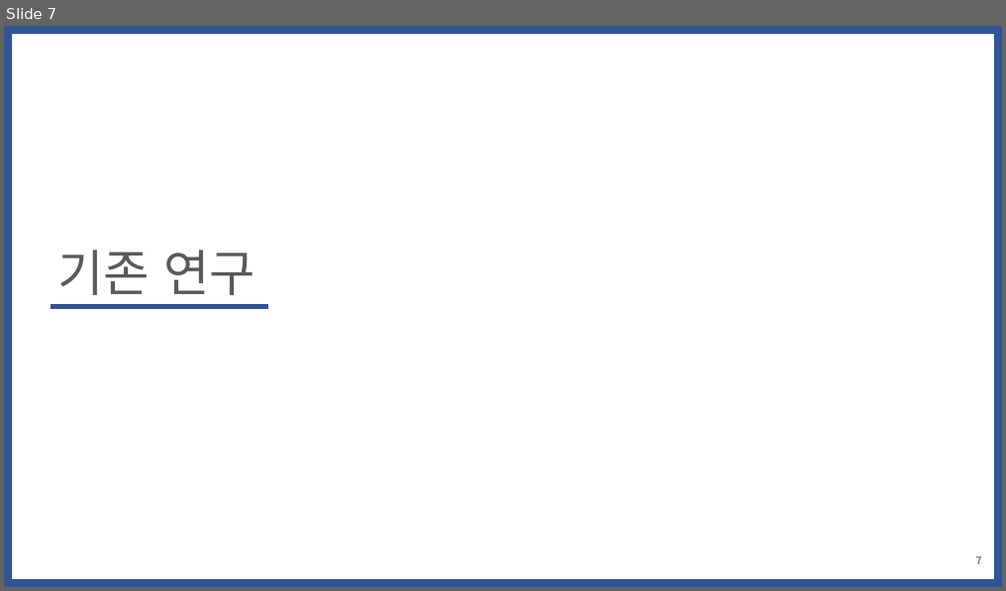
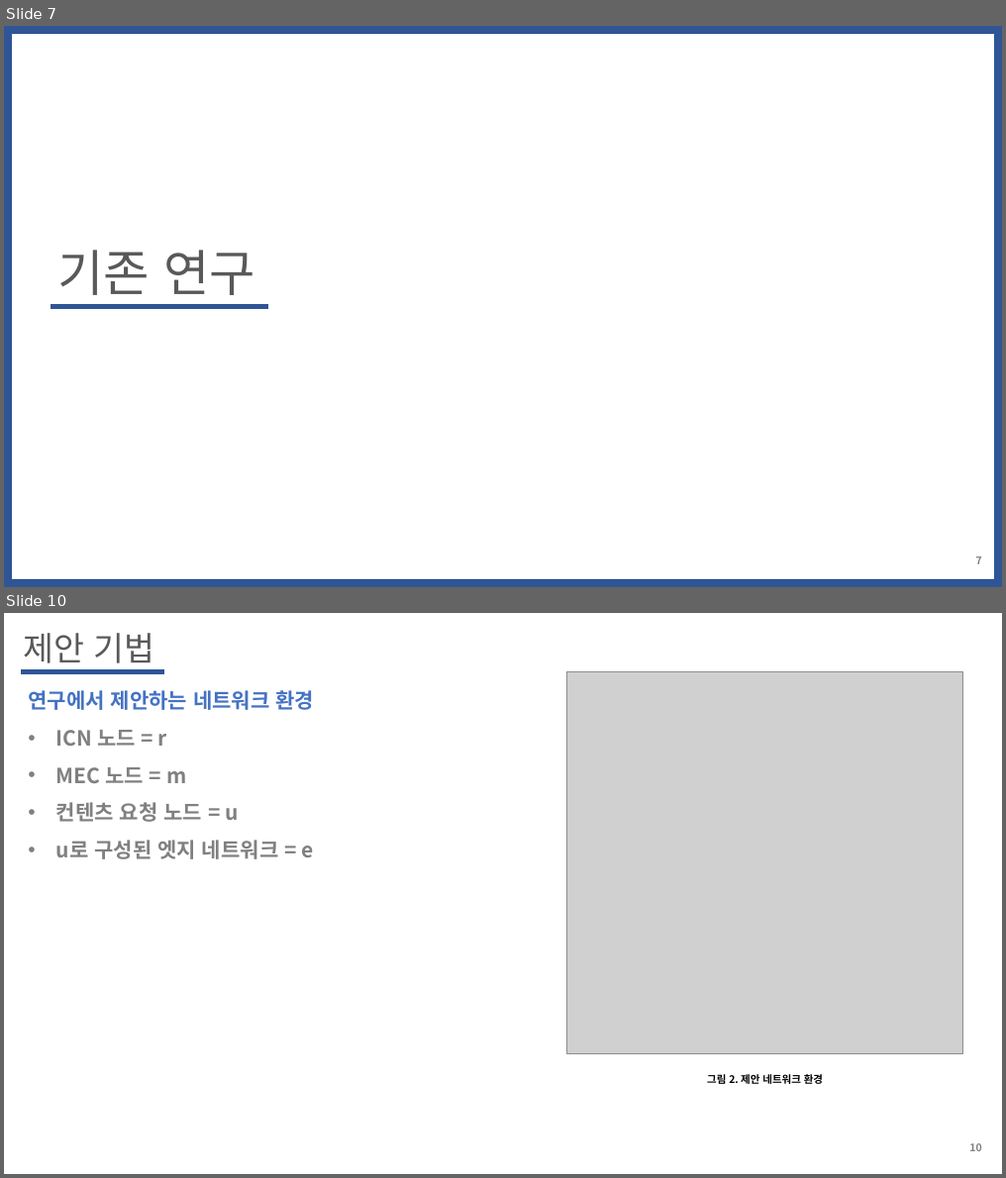
Before and after one commit to WoogiBoogi1129/ICN-NDN, a slide deck: Named-Data-Net/PPT/MEC에서-정보-중심-네트워크-컨텐츠-캐싱-최적화-방안.pptx. Shown one above the other, each under a label of ours: slide 7 before the commit, slides 7 and 10 after it; the slides between them are not shown. The pictures are 1006x591 and 1006x1178 pixels, drawn with LibreOffice and Linux fonts; fonts in the diff are those of the drawing; grey boxes stand for pictures. Boxes give left, top, right and bottom in pixels: in the first picture for what was removed or moved away, otherwise in the second. Text is boxed around its words. In the diff, an @@ line names an element or a change of style, - is before the commit and + after.

```diff
--- a/Named-Data-Net/PPT/MEC에서-정보-중심-네트워크-컨텐츠-캐싱-최적화-방안.pptx
+++ b/Named-Data-Net/PPT/MEC에서-정보-중심-네트워크-컨텐츠-캐싱-최적화-방안.pptx
@@ slide 10 added at (4,613,1002,1174), background #FFFFFF @@
@@ text added at (23,633,154,663), 32 pt, text #595959 @@
+제안 기법
@@ line added from (21, 672) to (165, 672), #2F5597 4.5 pt @@
@@ text added at (28,690,314,860), 20 pt, text #808080, bold @@
+연구에서 제안하는 네트워크 환경
+• ICN 노드 = r
+• MEC 노드 = m
+• 컨텐츠 요청 노드 = u
+• u로 구성된 엣지 네트워크 = e
@@ picture added at (567,672,963,1054) @@
@@ text added at (707,1074,823,1084), 10 pt, text #000000, bold @@
+그림 2. 제안 네트워크 환경
@@ page number added at (969,1144,981,1152), 10 pt, text #808080, bold @@
+10
```
Also in this commit, not shown: 3 slides changed, 6 other slides added, 1 other file.
